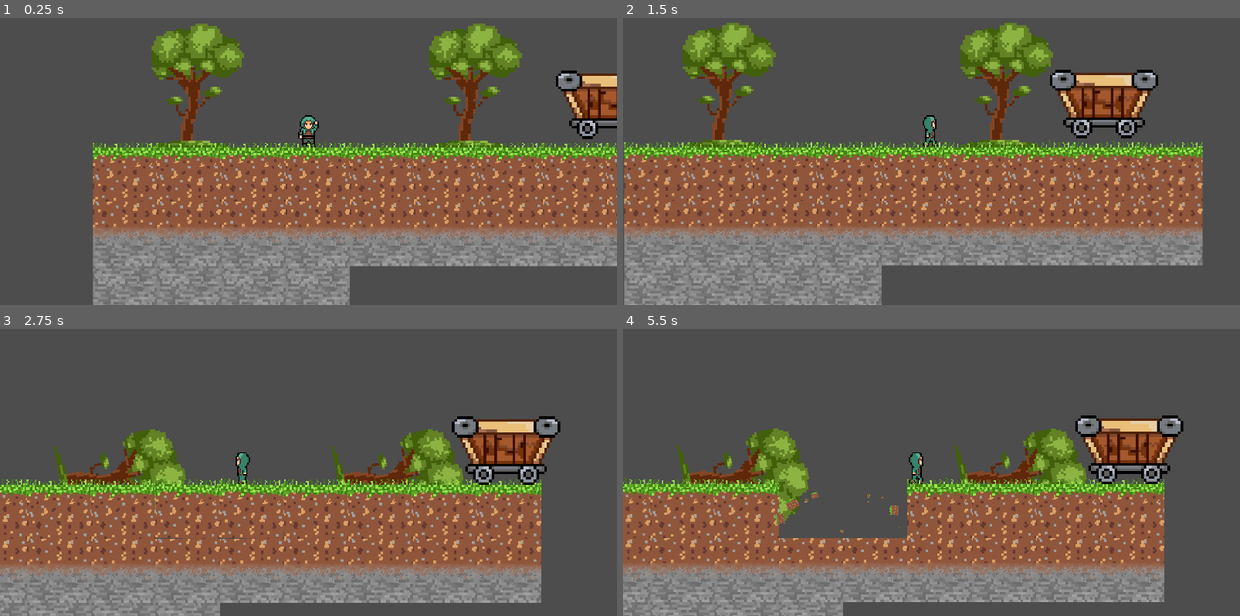
Above: before the commit, frames 1-4 (two rows, left to right).
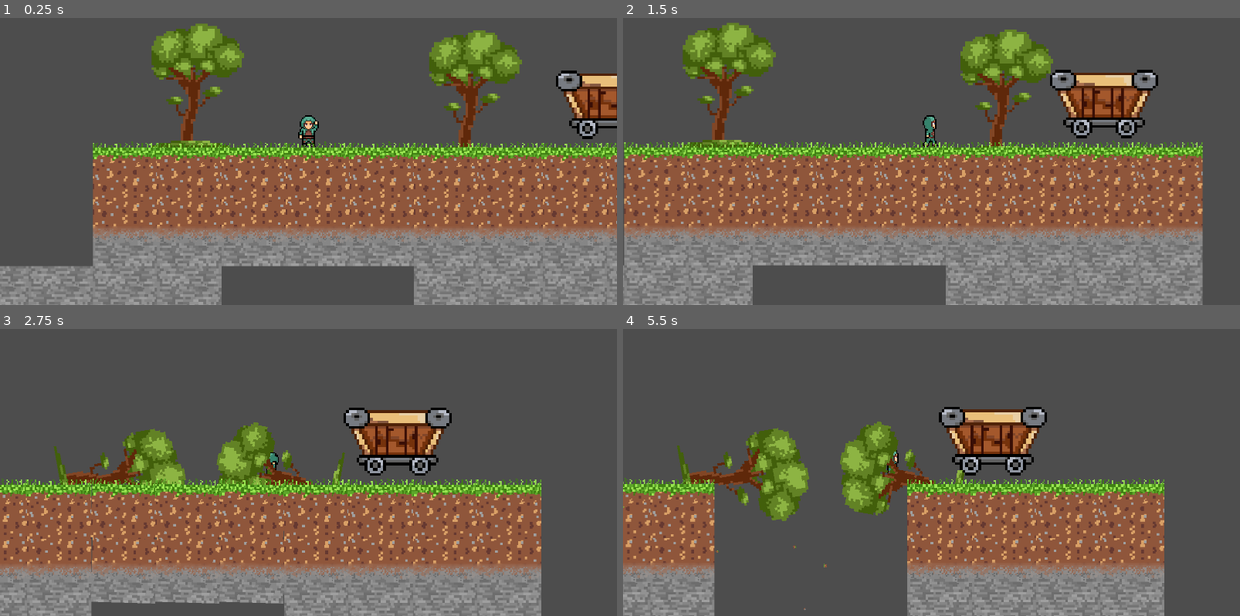
Above: after the commit, the same moments.

Repository: KOEGlike/campfire-mining
Game: Godot game, scene res://main.tscn
Same seed, same stepped clock (60 frames per second), same inputs: the game is played once before the commit and once after it.
Inputs:
- Up to frame 1 (0.25 s): no input
- Up to frame 2 (1.5 s): tap Enter (ui_accept) at 0.5, 0.77 s; hold Right (ui_right) from 0.53 s (still down)
- Up to frame 3 (2.75 s): tap Enter (ui_accept) at 1.52 s; release Right (ui_right) at 2.03 s; hold Left (ui_left) from 2.03 s (still down)
- Up to frame 4 (5.5 s): release Left (ui_left) at 2.78 s; hold Right (ui_right) 2.78-4.28 s; tap Enter (ui_accept) at 3.02, 3.77, 4.52 s; hold Left (ui_left) 4.28-5.03 s; hold Right (ui_right) from 5.03 s (still down)

The runs differ from the first frame. In frame 1, 12% of the frame differs, in the area x 0-100%, y 1-100%; in frame 2, 11%; in frame 3, 13%; in frame 4, 22%, in the area x 0-91%, y 27-100%.

Commit message:
made the disepearing logic general

Diff:
--- a/surface/map/grassy.tscn
+++ b/surface/map/grassy.tscn
@@ -3,7 +3,6 @@
 [ext_resource type="PackedScene" uid="uid://b3k2ji7wtoadc" path="res://map/tree.tscn" id="1_r5i85"]
 [ext_resource type="PackedScene" uid="uid://chob6tjdxqsx5" path="res://map/grassy_field.tscn" id="2_30474"]
 [ext_resource type="PackedScene" uid="uid://b2ymn3we10fvf" path="res://map/stone_grass.tscn" id="3_fv5y6"]
-[ext_resource type="PackedScene" uid="uid://dsuek3rt1ourq" path="res://map/stone.tscn" id="4_sacel"]
 
 [node name="Grassy" type="Node2D" unique_id=1120019614]
 
@@ -12,8 +11,9 @@
 scale = Vector2(1.898857, 1.898857)
 
 [node name="Tree2" parent="." unique_id=131109395 instance=ExtResource("1_r5i85")]
-position = Vector2(1168, 16)
+position = Vector2(1168, 36)
 scale = Vector2(1.898857, 1.898857)
+fall_left = true
 
 [node name="GrassyField" parent="." unique_id=69348105 instance=ExtResource("2_30474")]
 position = Vector2(104, 84)
@@ -23,14 +23,15 @@
 
 [node name="GrassyField3" parent="." unique_id=2082160361 instance=ExtResource("2_30474")]
 position = Vector2(504, 84)
+disappear_on_earthquake = true
 
 [node name="GrassyField4" parent="." unique_id=1858284238 instance=ExtResource("2_30474")]
 position = Vector2(704, 84)
-disappear = true
+disappear_on_earthquake = true
 
 [node name="GrassyField5" parent="." unique_id=636510972 instance=ExtResource("2_30474")]
 position = Vector2(904, 84)
-disappear = true
+disappear_on_earthquake = true
 
 [node name="GrassyField6" parent="." unique_id=913263200 instance=ExtResource("2_30474")]
 position = Vector2(1104, 84)
@@ -52,12 +53,15 @@
 
 [node name="StoneGrass3" parent="." unique_id=412041109 instance=ExtResource("3_fv5y6")]
 position = Vector2(500, 284)
+disappear_on_earthquake = true
 
 [node name="StoneGrass4" parent="." unique_id=777986132 instance=ExtResource("3_fv5y6")]
 position = Vector2(700, 284)
+disappear_on_earthquake = true
 
 [node name="StoneGrass5" parent="." unique_id=80356409 instance=ExtResource("3_fv5y6")]
 position = Vector2(900, 284)
+disappear_on_earthquake = true
 
 [node name="StoneGrass6" parent="." unique_id=799252589 instance=ExtResource("3_fv5y6")]
 position = Vector2(1100, 284)
@@ -70,15 +74,3 @@
 
 [node name="StoneGrass9" parent="." unique_id=1196158713 instance=ExtResource("3_fv5y6")]
 position = Vector2(1700, 284)
-
-[node name="Stone" parent="." unique_id=1587734974 instance=ExtResource("4_sacel")]
-position = Vector2(100, 484)
-
-[node name="Stone2" parent="." unique_id=542397259 instance=ExtResource("4_sacel")]
-position = Vector2(300, 484)
-
-[node name="Stone3" parent="." unique_id=933781546 instance=ExtResource("4_sacel")]
-position = Vector2(500, 484)
-
-[node name="Stone4" parent="." unique_id=944614758 instance=ExtResource("4_sacel")]
-position = Vector2(700, 484)
--- a/surface/map/grassy_field.gd
+++ b/surface/map/grassy_field.gd
@@ -1,26 +1,8 @@
 extends StaticBody2D
 
-@export var disappear: bool
+@export var disappear_on_earthquake:bool
 
-@onready var collision_shape_2d: CollisionShape2D = $CollisionShape2D
-@onready var icon: Sprite2D = $Icon
-@onready var cpu_particles_2d: CPUParticles2D = $CPUParticles2D
-@onready var wobble: WobbleUtility = $Wobble
-
+@onready var disappearing_tile: DisappearingTile = $DisappearingTile
 
 func _ready() -> void:
-	if disappear:
-		Manager.start_earthquake.connect(fall)
-
-
-func fall():
-	wobble.start();
-	await wobble.finished
-	remove()
-
-func remove():
-	collision_shape_2d.queue_free()
-	icon.queue_free()
-	cpu_particles_2d.restart()
-	await cpu_particles_2d.finished
-	queue_free()
+	disappearing_tile.disappear_on_earthquake=disappear_on_earthquake
--- a/surface/map/grassy_field.tscn
+++ b/surface/map/grassy_field.tscn
@@ -2,7 +2,7 @@
 
 [ext_resource type="Texture2D" uid="uid://ci4ltd2r4rb70" path="res://map/dirtblock.png" id="1_3osnp"]
 [ext_resource type="Script" uid="uid://b5st3u7pmwx8v" path="res://map/grassy_field.gd" id="1_cdeqg"]
-[ext_resource type="PackedScene" uid="uid://cv64aiks2pdga" path="res://utility/wobble.tscn" id="3_gsijt"]
+[ext_resource type="PackedScene" uid="uid://pi3y7jt45657" path="res://utility/disappearing_tile.tscn" id="3_gsijt"]
 
 [sub_resource type="RectangleShape2D" id="RectangleShape2D_qokvk"]
 size = Vector2(200, 168)
@@ -42,5 +42,8 @@
 scale_amount_min = 0.0
 scale_amount_curve = SubResource("Curve_cdeqg")
 
-[node name="Wobble" parent="." unique_id=1601786016 node_paths=PackedStringArray("node") instance=ExtResource("3_gsijt")]
+[node name="DisappearingTile" parent="." unique_id=622804500 node_paths=PackedStringArray("icon", "collision_shape_2d", "cpu_particles_2d", "node") instance=ExtResource("3_gsijt")]
+icon = NodePath("../Icon")
+collision_shape_2d = NodePath("../CollisionShape2D")
+cpu_particles_2d = NodePath("../CPUParticles2D")
 node = NodePath("..")
--- a/surface/map/map.tscn
+++ b/surface/map/map.tscn
@@ -3,6 +3,7 @@
 [ext_resource type="PackedScene" uid="uid://c7aqkrb5ccev1" path="res://map/grassy.tscn" id="1_a0dt8"]
 [ext_resource type="PackedScene" uid="uid://btpplk1rdmh75" path="res://map/mine.tscn" id="3_4hjbm"]
 [ext_resource type="PackedScene" uid="uid://cnth4b1iqpx1" path="res://player/player.tscn" id="3_lgq1i"]
+[ext_resource type="PackedScene" uid="uid://dmswn0f3ji8cr" path="res://map/the_hole.tscn" id="4_lgq1i"]
 
 [node name="Map" type="Node2D" unique_id=685014105]
 
@@ -13,3 +14,6 @@
 
 [node name="Mine" parent="." unique_id=862780132 instance=ExtResource("3_4hjbm")]
 position = Vector2(1326, -286)
+
+[node name="TheHole" parent="." unique_id=1199586846 instance=ExtResource("4_lgq1i")]
+position = Vector2(-204, 408)
--- a/surface/map/stone.tscn
+++ b/surface/map/stone.tscn
@@ -1,11 +1,17 @@
 [gd_scene format=3 uid="uid://dsuek3rt1ourq"]
 
 [ext_resource type="Texture2D" uid="uid://nw2t3bsy6nq2" path="res://map/stoneblock.png" id="1_g6vov"]
+[ext_resource type="Texture2D" uid="uid://ci4ltd2r4rb70" path="res://map/dirtblock.png" id="2_xedn5"]
+[ext_resource type="PackedScene" uid="uid://pi3y7jt45657" path="res://utility/disappearing_tile.tscn" id="3_2pjpm"]
 
 [sub_resource type="RectangleShape2D" id="RectangleShape2D_n5ddw"]
 size = Vector2(200, 200)
 
-[node name="Stone" type="StaticBody2D" unique_id=476103673]
+[sub_resource type="Curve" id="Curve_2pjpm"]
+_data = [Vector2(0, 0.9912103), 0.0, 0.0, 0, 0, Vector2(0.20502092, 0.9648411), 1.1609374, 1.1609374, 0, 0, Vector2(1, 0.20013523), 0.0, 0.0, 0, 0]
+point_count = 3
+
+[node name="Stone" type="StaticBody2D" unique_id=1975519484]
 
 [node name="CollisionShape2D" type="CollisionShape2D" parent="." unique_id=1641905734]
 shape = SubResource("RectangleShape2D_n5ddw")
@@ -14,3 +20,28 @@
 position = Vector2(7.6293945e-06, 1.4305115e-06)
 scale = Vector2(4, 4)
 texture = ExtResource("1_g6vov")
+
+[node name="CPUParticles2D" type="CPUParticles2D" parent="." unique_id=747400063]
+emitting = false
+amount = 6
+texture = ExtResource("2_xedn5")
+lifetime = 0.5
+one_shot = true
+emission_shape = 1
+emission_sphere_radius = 1.0
+direction = Vector2(0, -1)
+gravity = Vector2(0, 3000)
+initial_velocity_min = 456.68
+initial_velocity_max = 456.68
+damping_min = 6.507
+damping_max = 6.507
+angle_min = -101.3
+angle_max = 106.9
+scale_amount_min = 0.0
+scale_amount_curve = SubResource("Curve_2pjpm")
+
+[node name="DisappearingTile" parent="." unique_id=622804500 node_paths=PackedStringArray("icon", "collision_shape_2d", "cpu_particles_2d", "node") instance=ExtResource("3_2pjpm")]
+icon = NodePath("../Stoneblock")
+collision_shape_2d = NodePath("../CollisionShape2D")
+cpu_particles_2d = NodePath("../CPUParticles2D")
+node = NodePath("..")
--- a/surface/map/stone_grass.tscn
+++ b/surface/map/stone_grass.tscn
@@ -1,11 +1,19 @@
 [gd_scene format=3 uid="uid://b2ymn3we10fvf"]
 
+[ext_resource type="Script" uid="uid://b5st3u7pmwx8v" path="res://map/grassy_field.gd" id="1_liruk"]
 [ext_resource type="Texture2D" uid="uid://dnck3bitqn415" path="res://map/dirtXstoneblock.png" id="1_tmtth"]
+[ext_resource type="PackedScene" uid="uid://pi3y7jt45657" path="res://utility/disappearing_tile.tscn" id="3_qeddt"]
+[ext_resource type="Texture2D" uid="uid://ci4ltd2r4rb70" path="res://map/dirtblock.png" id="4_qeddt"]
 
 [sub_resource type="RectangleShape2D" id="RectangleShape2D_n5ddw"]
 size = Vector2(200, 200)
 
-[node name="StoneGrass" type="StaticBody2D" unique_id=476103673]
+[sub_resource type="Curve" id="Curve_1l71i"]
+_data = [Vector2(0, 0.9912103), 0.0, 0.0, 0, 0, Vector2(0.20502092, 0.9648411), 1.1609374, 1.1609374, 0, 0, Vector2(1, 0.20013523), 0.0, 0.0, 0, 0]
+point_count = 3
+
+[node name="StoneGrass" type="StaticBody2D" unique_id=156727115]
+script = ExtResource("1_liruk")
 
 [node name="CollisionShape2D" type="CollisionShape2D" parent="." unique_id=1641905734]
 shape = SubResource("RectangleShape2D_n5ddw")
@@ -14,3 +22,28 @@
 position = Vector2(7.6293945e-06, 0)
 scale = Vector2(4, 4)
 texture = ExtResource("1_tmtth")
+
+[node name="DisappearingTile" parent="." unique_id=622804500 node_paths=PackedStringArray("icon", "collision_shape_2d", "cpu_particles_2d", "node") instance=ExtResource("3_qeddt")]
+icon = NodePath("../DirtXstoneblock")
+collision_shape_2d = NodePath("../CollisionShape2D")
+cpu_particles_2d = NodePath("../CPUParticles2D")
+node = NodePath("..")
+
+[node name="CPUParticles2D" type="CPUParticles2D" parent="." unique_id=900095638]
+emitting = false
+amount = 6
+texture = ExtResource("4_qeddt")
+lifetime = 0.5
+one_shot = true
+emission_shape = 1
+emission_sphere_radius = 1.0
+direction = Vector2(0, -1)
+gravity = Vector2(0, 3000)
+initial_velocity_min = 456.68
+initial_velocity_max = 456.68
+damping_min = 6.507
+damping_max = 6.507
+angle_min = -101.3
+angle_max = 106.9
+scale_amount_min = 0.0
+scale_amount_curve = SubResource("Curve_1l71i")
--- /dev/null
+++ b/surface/map/the_hole.tscn
@@ -0,0 +1,162 @@
+[gd_scene format=3 uid="uid://dmswn0f3ji8cr"]
+
+[ext_resource type="PackedScene" uid="uid://dsuek3rt1ourq" path="res://map/stone.tscn" id="1_2ode6"]
+
+[node name="TheHole" type="Node2D" unique_id=1199586846]
+
+[node name="Stones" type="Node2D" parent="." unique_id=461137145]
+position = Vector2(904, -24)
+
+[node name="Stone" parent="Stones" unique_id=476103673 instance=ExtResource("1_2ode6")]
+position = Vector2(-400, 100)
+
+[node name="Stone2" parent="Stones" unique_id=2063018231 instance=ExtResource("1_2ode6")]
+position = Vector2(-400, 300)
+
+[node name="Stone3" parent="Stones" unique_id=852804362 instance=ExtResource("1_2ode6")]
+position = Vector2(-400, 500)
+
+[node name="Stone4" parent="Stones" unique_id=1312388229 instance=ExtResource("1_2ode6")]
+position = Vector2(-400, 700)
+
+[node name="Stone5" parent="Stones" unique_id=48590670 instance=ExtResource("1_2ode6")]
+position = Vector2(-400, 900)
+
+[node name="Stone6" parent="Stones" unique_id=337936563 instance=ExtResource("1_2ode6")]
+position = Vector2(-400, 1100)
+
+[node name="Stone7" parent="Stones" unique_id=171851589 instance=ExtResource("1_2ode6")]
+position = Vector2(-600, 100)
+
+[node name="Stone8" parent="Stones" unique_id=166017206 instance=ExtResource("1_2ode6")]
+position = Vector2(-600, 300)
+
+[node name="Stone9" parent="Stones" unique_id=1473268648 instance=ExtResource("1_2ode6")]
+position = Vector2(-600, 500)
+
+[node name="Stone10" parent="Stones" unique_id=78476229 instance=ExtResource("1_2ode6")]
+position = Vector2(-600, 700)
+
+[node name="Stone11" parent="Stones" unique_id=32335339 instance=ExtResource("1_2ode6")]
+position = Vector2(-600, 900)
+
+[node name="Stone12" parent="Stones" unique_id=503589305 instance=ExtResource("1_2ode6")]
+position = Vector2(-600, 1100)
+
+[node name="Stone13" parent="Stones" unique_id=652251369 instance=ExtResource("1_2ode6")]
+position = Vector2(-800, 100)
+
+[node name="Stone14" parent="Stones" unique_id=1041851686 instance=ExtResource("1_2ode6")]
+position = Vector2(-800, 300)
+
+[node name="Stone15" parent="Stones" unique_id=1534079641 instance=ExtResource("1_2ode6")]
+position = Vector2(-800, 500)
+
+[node name="Stone16" parent="Stones" unique_id=792317652 instance=ExtResource("1_2ode6")]
+position = Vector2(-800, 700)
+
+[node name="Stone17" parent="Stones" unique_id=1225712929 instance=ExtResource("1_2ode6")]
+position = Vector2(-800, 900)
+
+[node name="Stone18" parent="Stones" unique_id=420266903 instance=ExtResource("1_2ode6")]
+position = Vector2(-800, 1100)
+
+[node name="Stone19" parent="Stones" unique_id=534225951 instance=ExtResource("1_2ode6")]
+position = Vector2(-1000, 100)
+
+[node name="Stone20" parent="Stones" unique_id=104079031 instance=ExtResource("1_2ode6")]
+position = Vector2(-1000, 300)
+
+[node name="Stone21" parent="Stones" unique_id=1511778885 instance=ExtResource("1_2ode6")]
+position = Vector2(-1000, 500)
+
+[node name="Stone22" parent="Stones" unique_id=1298860060 instance=ExtResource("1_2ode6")]
+position = Vector2(-1000, 700)
+
+[node name="Stone23" parent="Stones" unique_id=715940380 instance=ExtResource("1_2ode6")]
+position = Vector2(-1000, 900)
+
+[node name="Stone24" parent="Stones" unique_id=1628098028 instance=ExtResource("1_2ode6")]
+position = Vector2(-1000, 1100)
+
+[node name="Stone29" parent="Stones" unique_id=1792905916 instance=ExtResource("1_2ode6")]
+position = Vector2(1000, 100)
+
+[node name="Stone30" parent="Stones" unique_id=1594365344 instance=ExtResource("1_2ode6")]
+position = Vector2(1000, 300)
+
+[node name="Stone31" parent="Stones" unique_id=1279441529 instance=ExtResource("1_2ode6")]
+position = Vector2(1000, 500)
+
+[node name="Stone32" parent="Stones" unique_id=1346448179 instance=ExtResource("1_2ode6")]
+position = Vector2(1000, 700)
+
+[node name="Stone33" parent="Stones" unique_id=613850828 instance=ExtResource("1_2ode6")]
+position = Vector2(1000, 900)
+
+[node name="Stone34" parent="Stones" unique_id=579182695 instance=ExtResource("1_2ode6")]
+position = Vector2(1000, 1100)
+
+[node name="Stone35" parent="Stones" unique_id=1199209263 instance=ExtResource("1_2ode6")]
+position = Vector2(800, 100)
+
+[node name="Stone36" parent="Stones" unique_id=40093680 instance=ExtResource("1_2ode6")]
+position = Vector2(800, 300)
+
+[node name="Stone37" parent="Stones" unique_id=657262977 instance=ExtResource("1_2ode6")]
+position = Vector2(800, 500)
+
+[node name="Stone38" parent="Stones" unique_id=1486665554 instance=ExtResource("1_2ode6")]
+position = Vector2(800, 700)
+
+[node name="Stone39" parent="Stones" unique_id=1063659355 instance=ExtResource("1_2ode6")]
+position = Vector2(800, 900)
+
+[node name="Stone40" parent="Stones" unique_id=1547307305 instance=ExtResource("1_2ode6")]
+position = Vector2(800, 1100)
+
+[node name="Stone41" parent="Stones" unique_id=1999759679 instance=ExtResource("1_2ode6")]
+position = Vector2(600, 100)
+
+[node name="Stone42" parent="Stones" unique_id=747389746 instance=ExtResource("1_2ode6")]
+position = Vector2(600, 300)
+
+[node name="Stone43" parent="Stones" unique_id=346632726 instance=ExtResource("1_2ode6")]
+position = Vector2(600, 500)
+
+[node name="Stone44" parent="Stones" unique_id=301736596 instance=ExtResource("1_2ode6")]
+position = Vector2(600, 700)
+
+[node name="Stone45" parent="Stones" unique_id=1383569390 instance=ExtResource("1_2ode6")]
+position = Vector2(600, 900)
+
+[node name="Stone46" parent="Stones" unique_id=1946420121 instance=ExtResource("1_2ode6")]
+position = Vector2(600, 1100)
+
+[node name="Stone47" parent="Stones" unique_id=1002470291 instance=ExtResource("1_2ode6")]
+position = Vector2(400, 100)
+
+[node name="Stone48" parent="Stones" unique_id=278626711 instance=ExtResource("1_2ode6")]
+position = Vector2(400, 300)
+
+[node name="Stone49" parent="Stones" unique_id=1655962496 instance=ExtResource("1_2ode6")]
+position = Vector2(400, 500)
+
+[node name="Stone50" parent="Stones" unique_id=1355971647 instance=ExtResource("1_2ode6")]
+position = Vector2(400, 700)
+
+[node name="Stone51" parent="Stones" unique_id=1950464264 instance=ExtResource("1_2ode6")]
+position = Vector2(400, 900)
+
+[node name="Stone52" parent="Stones" unique_id=1464009448 instance=ExtResource("1_2ode6")]
+position = Vector2(400, 1100)
+
+[node name="Stone26" parent="Stones" unique_id=1042709349 instance=ExtResource("1_2ode6")]
+position = Vector2(200, 1100)
+
+[node name="Stone27" parent="Stones" unique_id=1243897618 instance=ExtResource("1_2ode6")]
+position = Vector2(0, 1100)
+
+[node name="Stone28" parent="Stones" unique_id=1792590503 instance=ExtResource("1_2ode6")]
+position = Vector2(-200, 1100)
+disappear_on_earthquake = true
--- a/surface/map/tree.gd
+++ b/surface/map/tree.gd
@@ -1,10 +1,14 @@
 extends StaticBody2D
 @onready var animation_player: AnimationPlayer = $AnimationPlayer
 
+@export var fall_left:bool
 
 # Called when the node enters the scene tree for the first time.
 func _ready() -> void:
 	Manager.surface_tree_fall.connect(
 		func ():
-			animation_player.play("tree fall")
+			if fall_left:
+				animation_player.play("tree fall left")
+			else:
+				animation_player.play("tree fall")
 	)
--- a/surface/map/tree.tscn
+++ b/surface/map/tree.tscn
@@ -25,15 +25,31 @@
 tracks/0/interp = 1
 tracks/0/loop_wrap = true
 tracks/0/keys = {
-"handle_modes": PackedInt32Array(0, 0, 2),
-"points": PackedFloat32Array(0, -0.0005, 0, 0.0005, 0, 0.69809955, -0.25, 0, 0.25, 0, 1.3962634, -0.09983334, -0.23271057, 0, 0),
-"times": PackedFloat32Array(0.0009999999, 0.30065542, 0.6)
+"handle_modes": PackedInt32Array(0, 2),
+"points": PackedFloat32Array(0, -0.0005, 0, 0.0005, 0, 1.3962634, -0.09983334, -0.23271057, 0, 0),
+"times": PackedFloat32Array(0.0009999999, 0.6)
+}
+
+[sub_resource type="Animation" id="Animation_3jcs6"]
+resource_name = "tree fall left"
+length = 0.6
+tracks/0/type = "bezier"
+tracks/0/imported = false
+tracks/0/enabled = true
+tracks/0/path = NodePath(".:rotation")
+tracks/0/interp = 1
+tracks/0/loop_wrap = true
+tracks/0/keys = {
+"handle_modes": PackedInt32Array(0, 2),
+"points": PackedFloat32Array(0, -0.0005, 0, 0.0005, 0, -1.396, -0.09983334, -0.23271057, 0, 0),
+"times": PackedFloat32Array(0.0009999999, 0.6)
 }
 
 [sub_resource type="AnimationLibrary" id="AnimationLibrary_3jcs6"]
 _data = {
 &"RESET": SubResource("Animation_g2vli"),
-&"tree fall": SubResource("Animation_3puuq")
+&"tree fall": SubResource("Animation_3puuq"),
+&"tree fall left": SubResource("Animation_3jcs6")
 }
 
 [node name="Tree" type="StaticBody2D" unique_id=1835523215]
@@ -56,9 +72,5 @@
 position = Vector2(-2, -62)
 shape = SubResource("RectangleShape2D_3puuq")
 
-[node name="CollisionPolygon2D" type="CollisionPolygon2D" parent="." unique_id=894596082]
-position = Vector2(24, -108)
-polygon = PackedVector2Array(4, 96, 8, 96, 8, 100, 28, 100, 28, 104, 40, 104, 40, 108, -88, 108, -88, 104, -76, 104, -76, 100, -56, 100, -56, 96)
-
 [node name="AnimationPlayer" type="AnimationPlayer" parent="." unique_id=417996757]
 libraries/ = SubResource("AnimationLibrary_3jcs6")
--- /dev/null
+++ b/surface/utility/disappearing_tile.gd
@@ -0,0 +1,37 @@
+class_name DisappearingTile
+
+extends Node
+
+@export var disappear_on_earthquake: bool
+@export var icon: Sprite2D
+@export var collision_shape_2d: CollisionShape2D
+@export var cpu_particles_2d: CPUParticles2D
+
+@export var node: Node2D
+@export var wobble := 8.0
+@export var wobble_time := 3
+
+
+@onready var wobble_node: WobbleUtility = $Wobble
+
+func _ready() -> void:
+	await node.ready
+	cpu_particles_2d.texture = icon.texture
+	wobble_node.node = node
+	wobble_node.wobble = wobble
+	wobble_node.wobble_time = wobble_time
+	if disappear_on_earthquake:
+		Manager.start_earthquake.connect(disappear)
+
+
+func disappear():
+	wobble_node.start();
+	await wobble_node.finished
+	_remove()
+
+func _remove():
+	collision_shape_2d.queue_free()
+	icon.queue_free()
+	cpu_particles_2d.restart()
+	await cpu_particles_2d.finished
+	node.queue_free()
--- /dev/null
+++ b/surface/utility/disappearing_tile.tscn
@@ -0,0 +1,9 @@
+[gd_scene format=3 uid="uid://pi3y7jt45657"]
+
+[ext_resource type="Script" uid="uid://dixgwqnedgl4h" path="res://utility/disappearing_tile.gd" id="1_16xwh"]
+[ext_resource type="PackedScene" uid="uid://cv64aiks2pdga" path="res://utility/wobble.tscn" id="2_16xwh"]
+
+[node name="DisappearingTile" type="Node" unique_id=622804500]
+script = ExtResource("1_16xwh")
+
+[node name="Wobble" parent="." unique_id=1601786016 instance=ExtResource("2_16xwh")]
--- a/surface/utility/wobble.gd
+++ b/surface/utility/wobble.gd
@@ -24,6 +24,7 @@
 	await get_tree().create_timer(wobble_time).timeout
 	wobbling=false
 	finished.emit()
+	node.position=Vector2.ZERO
 
 func _process(delta: float) -> void:
 	if wobbling:
Binary file removed: surface/map/carttest.webp
Not shown, removed: surface/map/carttest.webp.import
Not shown, added: surface/utility/disappearing_tile.gd.uid
